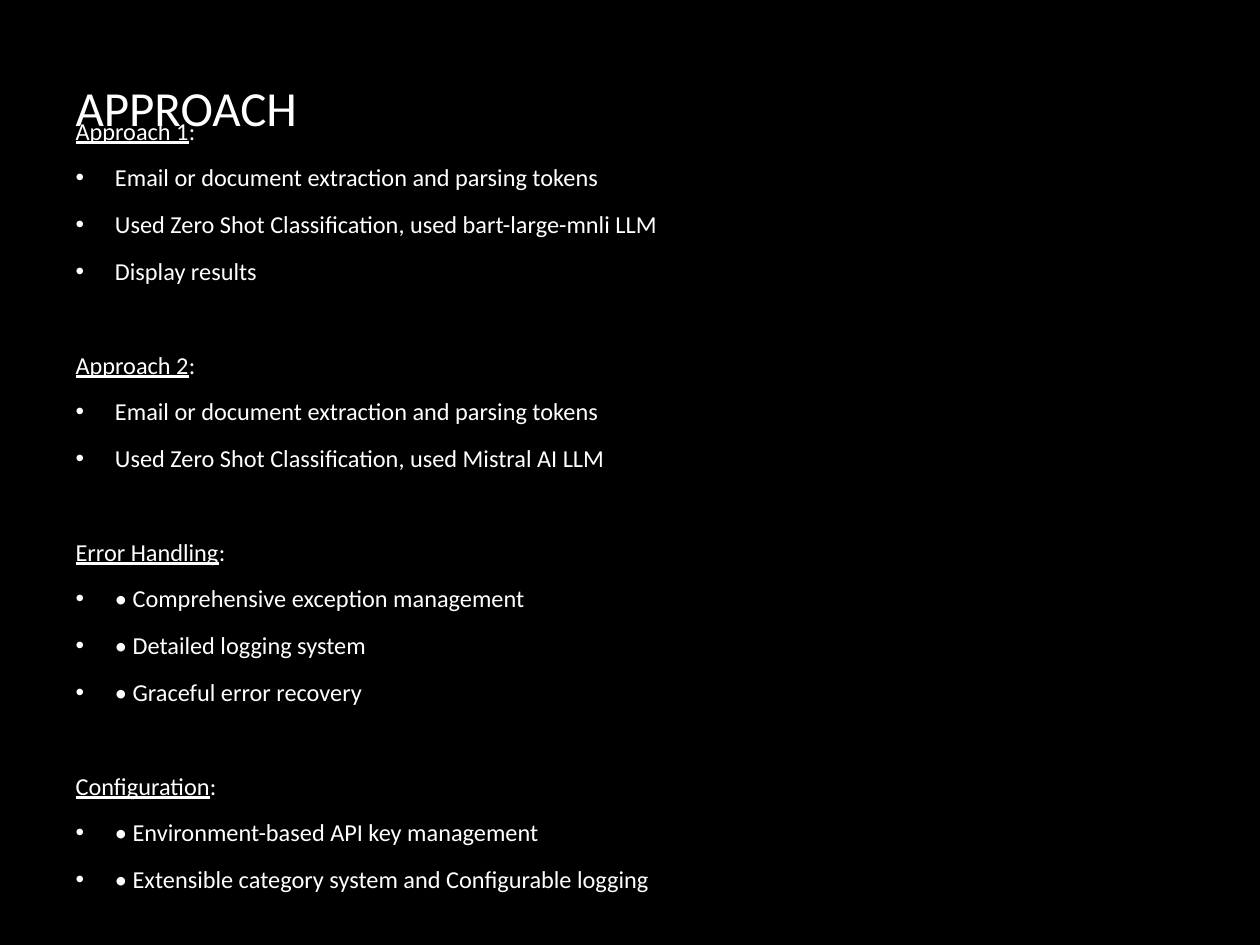
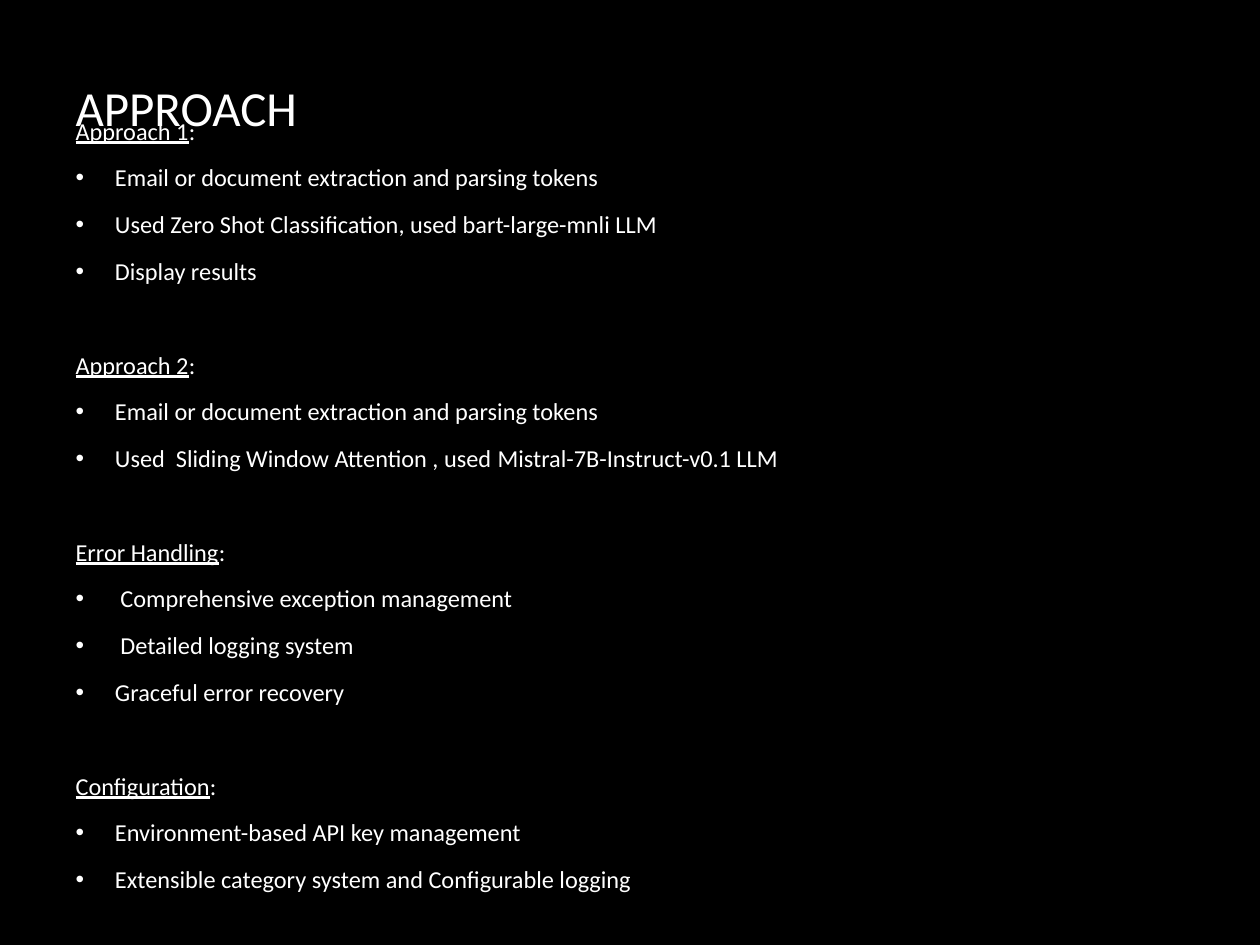
Before and after one commit to ewfx/gaied-fraud-breakers, a slide deck: slide 5 of artifacts/Email_Gatekeeper.pptx. Drawn at 1260x945 pixels with LibreOffice and Linux fonts; fonts in the diff are those of the drawing; background and template pictures are left out. Boxes give left, top, right and bottom in pixels: in the first picture for what was removed or moved away, otherwise in the second. Text is boxed around its words. In the diff, an @@ line names an element or a change of style, - is before the commit and + after.

Commit message:
Add files via upload
Updated the changes in PPT

```diff
--- a/artifacts/Email_Gatekeeper.pptx
+++ b/artifacts/Email_Gatekeeper.pptx
@@ text at [115, 450, 777, 471]: text changed @@
-• Used Zero Shot Classification, used Mistral AI LLM
+• Used Sliding Window Attention , used Mistral-7B-Instruct-v0.1 LLM
@@ text at [115, 590, 512, 705]: text changed @@
-• • Comprehensive exception management
-• • Detailed logging system
-• • Graceful error recovery
+• Comprehensive exception management
+• Detailed logging system
+• Graceful error recovery
@@ text at [115, 824, 630, 892]: text changed @@
-• • Environment-based API key management
-• • Extensible category system and Configurable logging
+• Environment-based API key management
+• Extensible category system and Configurable logging
```
Also in this commit, not shown: 3 other slides changed, 2 slides added.
